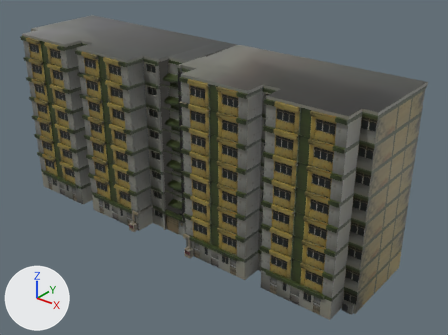
The FBX model Jamsepticeye/Assets/Models/hdb.fbx as it was, and as the next commit left it.
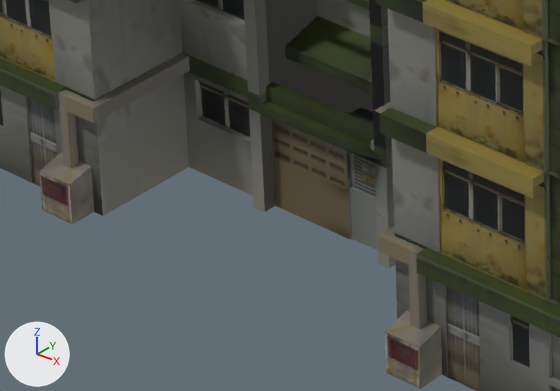
Each version is shown whole from a 50 mm lens placed at (4.52, -5.35, 3.3), pointed at (0.15, 0.11, -0.09), then close up on the part from 27% to 47% of the width and 59% to 77% of the height. Arrows for +X, +Y and +Z are at lower left; the lights stay in place. Vertices at the same position are counted once.

The first close-up shows 'hdb_Baked'.
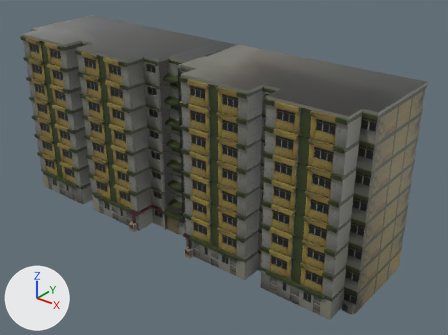
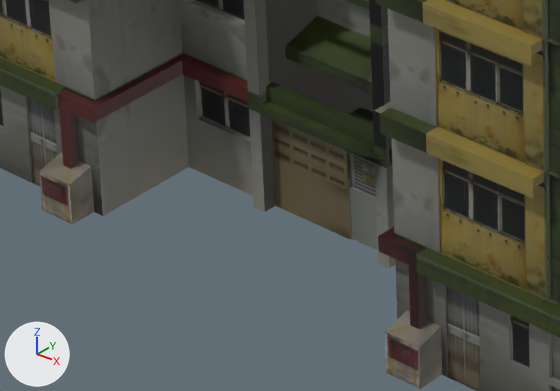
The change in detail:
me_cube_012 is used by ob_hdb_baked; location (-0.28, -0.283, -0.915); rotation (-3.142, 0.0, 0.0), in degrees (-180, 0, 0); scale (-0.0716, -0.1, -0.143).
Verts and faces of me_cube_012; kept vertices keep their numbers, new ones are numbered from 8674.
Before the commit, vertices of me_cube_012: 581 (4.7, -1.3, 1.5), 582 (4.7, -1.3, 1.8), 586 (4.7, -1.5, 1.5) at pixel (182, 74), 587 (4.7, -1.5, 1.8) at pixel (181, 60), 4114 (-2.7, -1.3, 1.5).
Before the commit, vertices of me_cube_012: 4115 (-2.7, -1.3, 1.8), 4116 (-2.7, -1.5, 1.5), 4117 (-2.7, -1.5, 1.8) at pixel (370, 141).
me_cube_012 had 8674 vertices, 7001 faces and spanned x -36.5..34.9, y -4.5..9.9, z -0.2..15.6.
me_cube_012 now has 8678 vertices, 7005 faces and spans x -36.5..34.9, y -4.5..9.9, z -0.2..15.6.
Part 1, on me_cube_012:
Faces deleted: (581, 586, 587, 582).
Vertices 4114 to 4117 move by (-0.6, 0.0, 0.0).
New vertices 8674 to 8677 stand at vertices 581, 582, 586, 587, in that order, plus (-3.1, 0.0, 0.0).
New faces: (581, 8674, 8675, 582), (8674, 8676, 8677, 8675), (581, 586, 8676, 8674), (586, 587, 8677, 8676), (582, 8675, 8677, 587).
me_cube_012 part 2: 52 kept faces spanning x -7.7..6.1, y -4.1..-1.3, z 0.6..1.8 get new texture (UV) coordinates.

Boxes (x1, y1, x2, y2) around the edits, measured in the close-ups (560 x 391 px):
part 1 of me_cube_012, built on
    both: (182, 57, 392, 164)
part 2 of me_cube_012, surface changed
    both: (58, 54, 427, 330)
